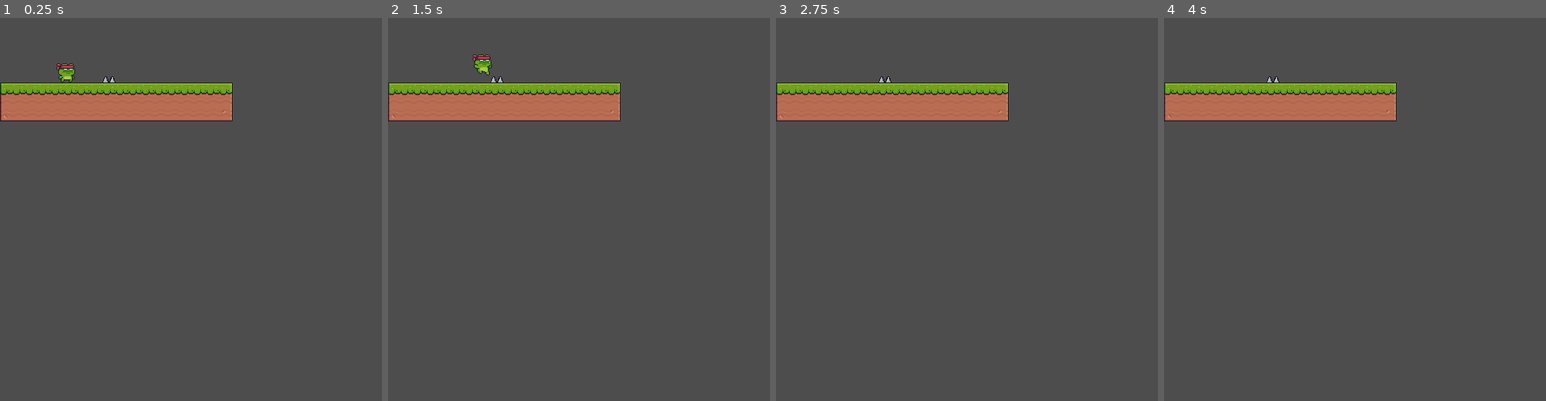
Above: before the commit, frames 1-4 (left to right).
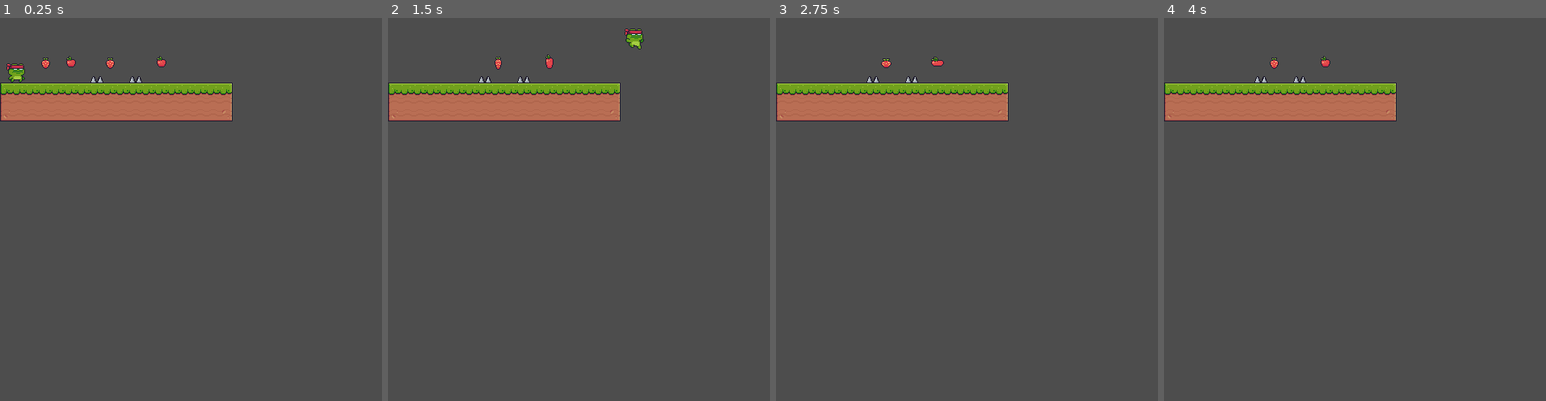
Above: after the commit, the same moments.

Repository: sittidetP/Godot-Crash-Course
Game: Godot game, scene res://scenes/sandbox_scene.tscn
Same seed, same stepped clock (60 frames per second), same inputs: the game is played once before the commit and once after it. The project has no main scene, so this scene is started directly.
Inputs:
- Up to frame 1 (0.25 s): no input
- Up to frame 2 (1.5 s): hold D (move_right) from 0.53 s (still down); tap W (jump) at 0.77 s
- Up to frame 3 (2.75 s): tap W (jump) at 1.52 s; release D (move_right) at 2.03 s; hold A (move_left) from 2.03 s (still down)
- Up to frame 4 (4 s): tap Enter at 2.75 s; release A (move_left) at 2.78 s; hold D (move_right) from 2.78 s (still down); tap W (jump) at 3.02, 3.77 s; tap Space at 3.5 s

The runs differ from the first frame. In frame 1, 0.7% of the frame differs, in the area x 1-44%, y 9-17%; in frame 2, 0.6%; in frame 3, 0.2%; in frame 4, 0.2%.

Commit message:
create CollectablesTileMapLayer, ObstaclesTileMapLayer in SandboxScene

Diff:
--- a/player/player.tscn
+++ b/player/player.tscn
@@ -13,7 +13,7 @@
 [node name="AnimatedSprite2D" type="AnimatedSprite2D" parent="."]
 position = Vector2(0, -16)
 sprite_frames = ExtResource("1_oiy8x")
-animation = &"run"
+animation = &"idle"
 autoplay = "idle"
 
 [node name="CollisionShape2D" type="CollisionShape2D" parent="."]
--- a/scenes/sandbox_scene.tscn
+++ b/scenes/sandbox_scene.tscn
@@ -1,17 +1,28 @@
-[gd_scene load_steps=4 format=4 uid="uid://1na7vw73r7v1"]
+[gd_scene load_steps=3 format=4 uid="uid://1na7vw73r7v1"]
 
 [ext_resource type="PackedScene" uid="uid://bhq48uqrhoxlc" path="res://player/player.tscn" id="1_00p1i"]
 [ext_resource type="TileSet" uid="uid://n420gebqt3uq" path="res://tilesets/stage_tile_set.tres" id="2_fwm1i"]
-[ext_resource type="PackedScene" uid="uid://dwhoyb886u88c" path="res://spikes/spikes.tscn" id="3_t6riv"]
 
 [node name="SandboxScene" type="Node2D"]
 
 [node name="Player" parent="." instance=ExtResource("1_00p1i")]
-position = Vector2(82, 65)
+position = Vector2(20, 73)
+
+[node name="CollectablesTileMapLayer" type="TileMapLayer" parent="."]
+tile_map_data = PackedByteArray("AAADAAMAAQAAAAAAAgAFAAMAAQAAAAAAAQAIAAMAAQAAAAAAAgAMAAMAAQAAAAAAAQA=")
+tile_set = ExtResource("2_fwm1i")
+
+[node name="ObstaclesTileMapLayer" type="TileMapLayer" parent="."]
+tile_map_data = PackedByteArray("AAAKAAQAAgAAAAAAAQAHAAQAAgAAAAAAAQA=")
+tile_set = ExtResource("2_fwm1i")
 
 [node name="GroundTileMapLayer" type="TileMapLayer" parent="."]
 tile_map_data = PackedByteArray("AAAAAAUAAAAGAAAAAAAAAAYAAAAGAAEAAAAAAAcAAAAGAAIAAAABAAUAAAAHAAAAAAABAAYAAAAHAAEAAAABAA …(784 unchanged characters)…
 tile_set = ExtResource("2_fwm1i")
 
-[node name="Spikes" parent="." instance=ExtResource("3_t6riv")]
-position = Vector2(135, 72)
+[connection signal="body_entered" from="CollectablesTileMapLayer/Strawberry" to="CollectablesTileMapLayer/Strawberry" method="_on_body_entered"]
+[connection signal="body_entered" from="CollectablesTileMapLayer/Apple" to="CollectablesTileMapLayer/Apple" method="_on_body_entered"]
+[connection signal="body_entered" from="CollectablesTileMapLayer/@Area2D@38411" to="CollectablesTileMapLayer/@Area2D@38411" method="_on_body_entered"]
+[connection signal="body_entered" from="CollectablesTileMapLayer/@Area2D@38412" to="CollectablesTileMapLayer/@Area2D@38412" method="_on_body_entered"]
+[connection signal="body_entered" from="ObstaclesTileMapLayer/Spikes" to="ObstaclesTileMapLayer/Spikes" method="_on_body_entered"]
+[connection signal="body_entered" from="ObstaclesTileMapLayer/@Area2D@37345" to="ObstaclesTileMapLayer/@Area2D@37345" method="_on_body_entered"]
--- a/tilesets/stage_tile_set.tres
+++ b/tilesets/stage_tile_set.tres
@@ -1,8 +1,9 @@
-[gd_resource type="TileSet" load_steps=6 format=3 uid="uid://n420gebqt3uq"]
+[gd_resource type="TileSet" load_steps=8 format=3 uid="uid://n420gebqt3uq"]
 
 [ext_resource type="Texture2D" uid="uid://c31sby08qf634" path="res://tilesets/Terrain (16x16).png" id="1_o83fl"]
 [ext_resource type="PackedScene" uid="uid://42itstvqetu6" path="res://collectable/apple.tscn" id="2_3476a"]
 [ext_resource type="PackedScene" uid="uid://c62pmxm6slpl0" path="res://collectable/strawberry.tscn" id="3_c7o2n"]
+[ext_resource type="PackedScene" uid="uid://dwhoyb886u88c" path="res://spikes/spikes.tscn" id="4_a3wg6"]
 
 [sub_resource type="TileSetAtlasSource" id="TileSetAtlasSource_apw63"]
 texture = ExtResource("1_o83fl")
@@ -182,8 +183,13 @@
 scenes/1/scene = ExtResource("2_3476a")
 scenes/2/scene = ExtResource("3_c7o2n")
 
+[sub_resource type="TileSetScenesCollectionSource" id="TileSetScenesCollectionSource_oq724"]
+resource_name = "Obstacles"
+scenes/1/scene = ExtResource("4_a3wg6")
+
 [resource]
 physics_layer_0/collision_layer = 1
 physics_layer_0/collision_mask = 0
 sources/0 = SubResource("TileSetAtlasSource_apw63")
 sources/1 = SubResource("TileSetScenesCollectionSource_r6rlu")
+sources/2 = SubResource("TileSetScenesCollectionSource_oq724")
